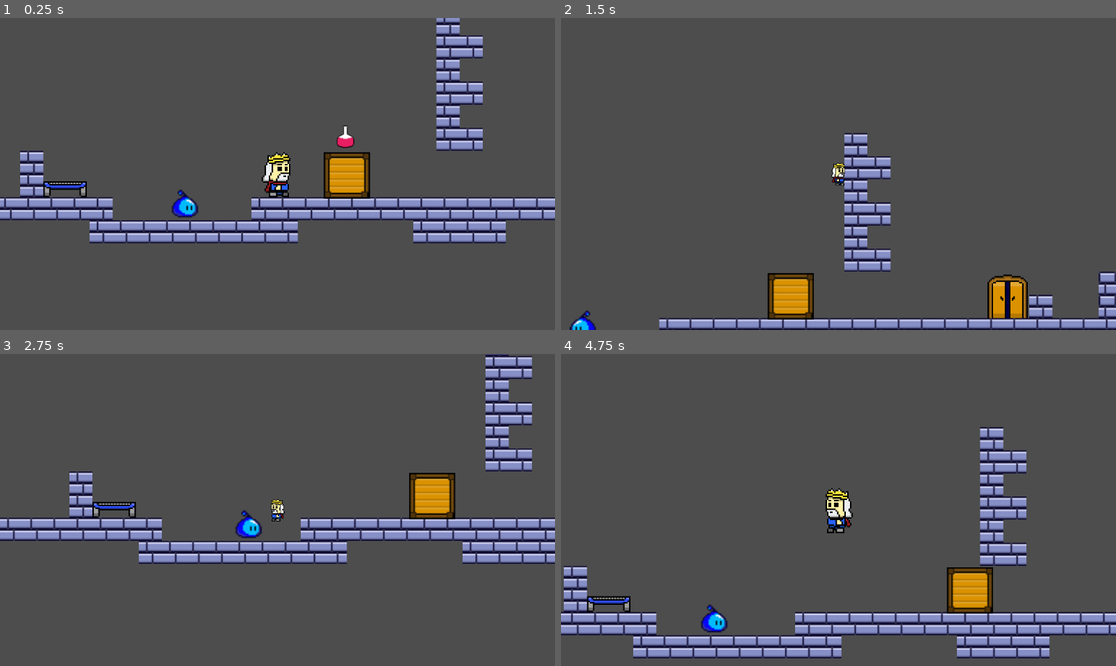
Above: before the commit, frames 1-4 (two rows, left to right).
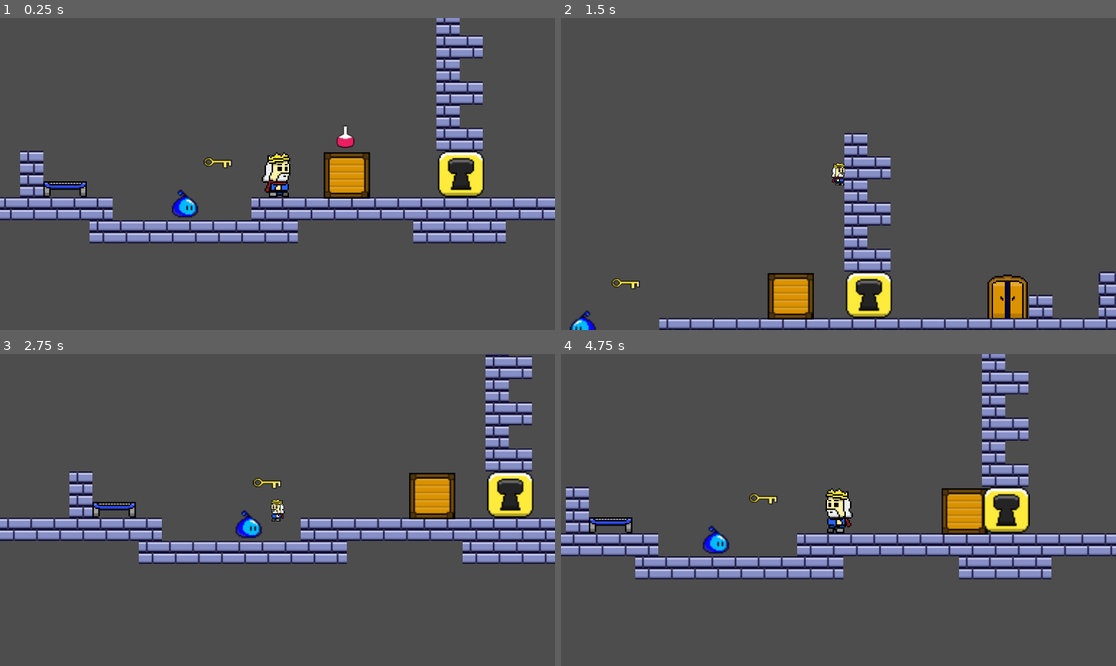
Above: after the commit, the same moments.

Repository: AND0MASTER/gamejam
Game: Godot game, scene res://Scenes/game.tscn
Two runs of this game, one before a commit and one after it. Both use one fixed random seed, a clock stepped at 60 frames per second and the inputs below.
Inputs:
- Up to frame 1 (0.25 s): no input
- Up to frame 2 (1.5 s): hold D (move_right) from 0.53 s (still down); tap F (grow) at 0.6, 1.35 s; tap W (jump) at 0.77 s
- Up to frame 3 (2.75 s): tap W (jump) at 1.52 s; release D (move_right) at 2.03 s; hold A (move_left) from 2.03 s (still down); tap F (grow) at 2.1 s
- Up to frame 4 (4.75 s): release A (move_left) at 2.78 s; hold D (move_right) 2.78-4.28 s; tap F (grow) at 2.85, 3.6, 4.35 s; tap W (jump) at 3.02, 3.77, 4.52 s; hold A (move_left) from 4.28 s (still down)

The runs differ from the first frame. In frame 1, 1.3% of the frame differs, in the area x 36-88%, y 42-58%; in frame 2, 1.3%; in frame 3, 1.3%; in frame 4, 27%, in the area x 0-100%, y 0-98%.

Commit message:
key + keyblock

Diff:
--- a/Scenes/game.tscn
+++ b/Scenes/game.tscn
@@ -9,6 +9,8 @@
 [ext_resource type="PackedScene" uid="uid://ctvepsm4qbnfr" path="res://Scenes/door.tscn" id="7_1l0tm"]
 [ext_resource type="PackedScene" uid="uid://cknp80mwwva0" path="res://Scenes/push_box.tscn" id="8_v158k"]
 [ext_resource type="PackedScene" uid="uid://xm1mk3nl7snj" path="res://Scenes/potion.tscn" id="9_h4fw4"]
+[ext_resource type="PackedScene" uid="uid://cn52wg1yw04f5" path="res://Scenes/key.tscn" id="10_ldgsr"]
+[ext_resource type="PackedScene" uid="uid://d0722wdc5hobq" path="res://Scenes/key_block.tscn" id="11_o5yvi"]
 
 [sub_resource type="TileSetAtlasSource" id="TileSetAtlasSource_wrm1d"]
 texture = ExtResource("1_qxrlw")
@@ -152,3 +154,9 @@
 
 [node name="Potion" parent="." instance=ExtResource("9_h4fw4")]
 position = Vector2(49, -58)
+
+[node name="Key" parent="." instance=ExtResource("10_ldgsr")]
+position = Vector2(-39, -40)
+
+[node name="KeyBlock" parent="." instance=ExtResource("11_o5yvi")]
+position = Vector2(129, -32)
--- /dev/null
+++ b/Scenes/key.tscn
@@ -0,0 +1,23 @@
+[gd_scene load_steps=4 format=3 uid="uid://cn52wg1yw04f5"]
+
+[ext_resource type="Script" uid="uid://bb6y71kogse2o" path="res://Script/key.gd" id="1_udxw8"]
+[ext_resource type="Texture2D" uid="uid://djfvsqh5bkt5p" path="res://Assets/key.png" id="1_ut0wq"]
+
+[sub_resource type="RectangleShape2D" id="RectangleShape2D_udxw8"]
+size = Vector2(8, 20.5)
+
+[node name="Key" type="Area2D"]
+collision_mask = 2
+script = ExtResource("1_udxw8")
+
+[node name="Sprite2D" type="Sprite2D" parent="."]
+rotation = 1.5708
+scale = Vector2(0.5625, 0.625)
+texture = ExtResource("1_ut0wq")
+
+[node name="CollisionShape2D" type="CollisionShape2D" parent="."]
+position = Vector2(-0.25, 0)
+rotation = 1.5708
+shape = SubResource("RectangleShape2D_udxw8")
+
+[connection signal="body_entered" from="." to="." method="_on_body_entered"]
--- /dev/null
+++ b/Scenes/key_block.tscn
@@ -0,0 +1,30 @@
+[gd_scene load_steps=5 format=3 uid="uid://d0722wdc5hobq"]
+
+[ext_resource type="Script" uid="uid://cfb6p6bifymn3" path="res://Script/key_block.gd" id="1_md2ol"]
+[ext_resource type="Texture2D" uid="uid://caibvj7go6huq" path="res://Assets/keyBlock.png" id="1_r6myl"]
+
+[sub_resource type="RectangleShape2D" id="RectangleShape2D_md2ol"]
+size = Vector2(32, 32)
+
+[sub_resource type="RectangleShape2D" id="RectangleShape2D_r6myl"]
+size = Vector2(33.75, 34)
+
+[node name="KeyBlock" type="Node2D"]
+script = ExtResource("1_md2ol")
+
+[node name="Sprite2D" type="Sprite2D" parent="."]
+texture = ExtResource("1_r6myl")
+
+[node name="StaticBody2D" type="StaticBody2D" parent="."]
+
+[node name="CollisionShape2D" type="CollisionShape2D" parent="StaticBody2D"]
+shape = SubResource("RectangleShape2D_md2ol")
+
+[node name="Area2D" type="Area2D" parent="."]
+collision_mask = 2
+
+[node name="CollisionShape2D" type="CollisionShape2D" parent="Area2D"]
+position = Vector2(0.125, 0)
+shape = SubResource("RectangleShape2D_r6myl")
+
+[connection signal="body_entered" from="Area2D" to="." method="_on_area_2d_body_entered"]
--- a/Script/auto_loaded_script.gd
+++ b/Script/auto_loaded_script.gd
@@ -3,6 +3,7 @@
 var SIZE = 1
 var climbing = false
 var pushing = true
+var key = false
 func _process(delta: float) -> void:
 	if SIZE < 0.5:
 		SIZE = 0.5
--- /dev/null
+++ b/Script/key.gd
@@ -0,0 +1,6 @@
+extends Area2D
+
+
+func _on_body_entered(body: Node2D) -> void:
+	AutoLoadedScript.key = true
+	queue_free()
--- /dev/null
+++ b/Script/key_block.gd
@@ -0,0 +1,9 @@
+extends Node2D
+
+
+
+func _on_area_2d_body_entered(body: Node2D) -> void:
+	print("entered")
+	if AutoLoadedScript.key == true:
+		AutoLoadedScript.key = false
+		queue_free()
--- a/Script/player.gd
+++ b/Script/player.gd
@@ -6,6 +6,7 @@
 @onready var animated_sprite_2d: AnimatedSprite2D = $AnimatedSprite2D
 @onready var ray_cast_small: RayCast2D = $RayCastSmall
 @onready var ray_cast_wall: RayCast2D = $RayCastWall
+
 
 func _physics_process(delta: float) -> void:
 	#SIZE
@@ -47,4 +48,5 @@
 	#Climbing
 	if ray_cast_wall.is_colliding() && AutoLoadedScript.climbing == true:
 		velocity.y = -50
+
 	move_and_slide()
Not shown, added: Assets/key.png.import
Not shown, added: Assets/keyBlock.png.import
Not shown: 1 places in Scenes/game.tscn that only renumber resources
Not shown, added: Script/key.gd.uid
Not shown, added: Script/key_block.gd.uid
